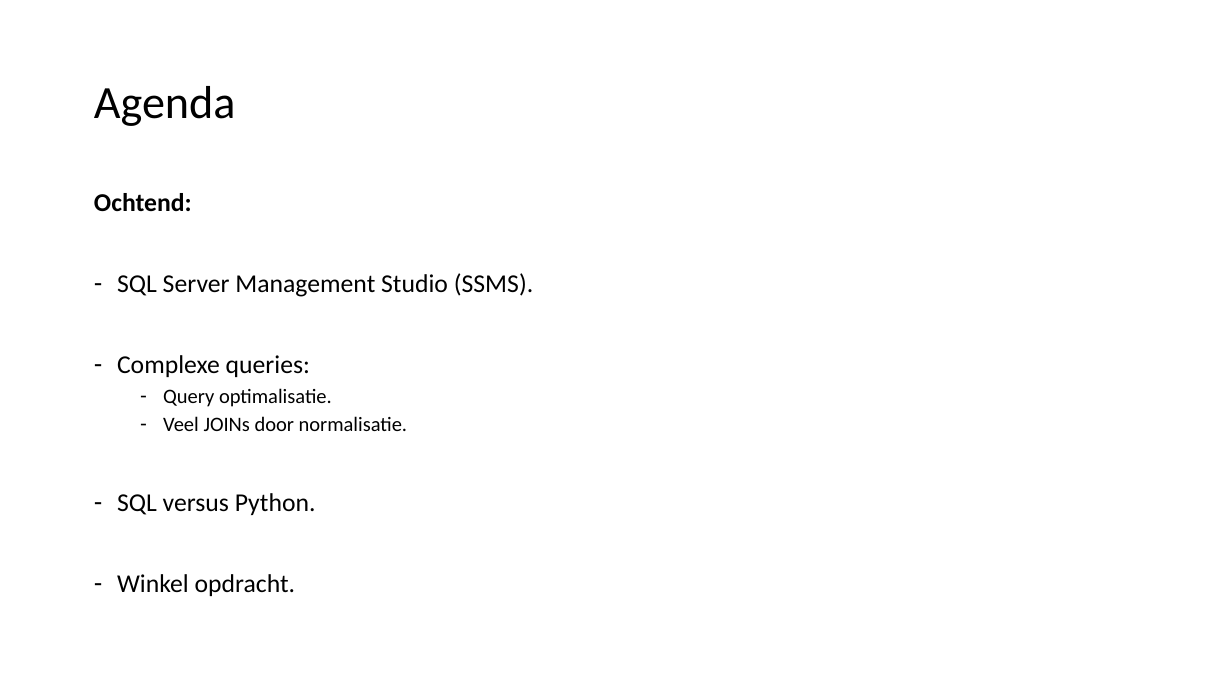
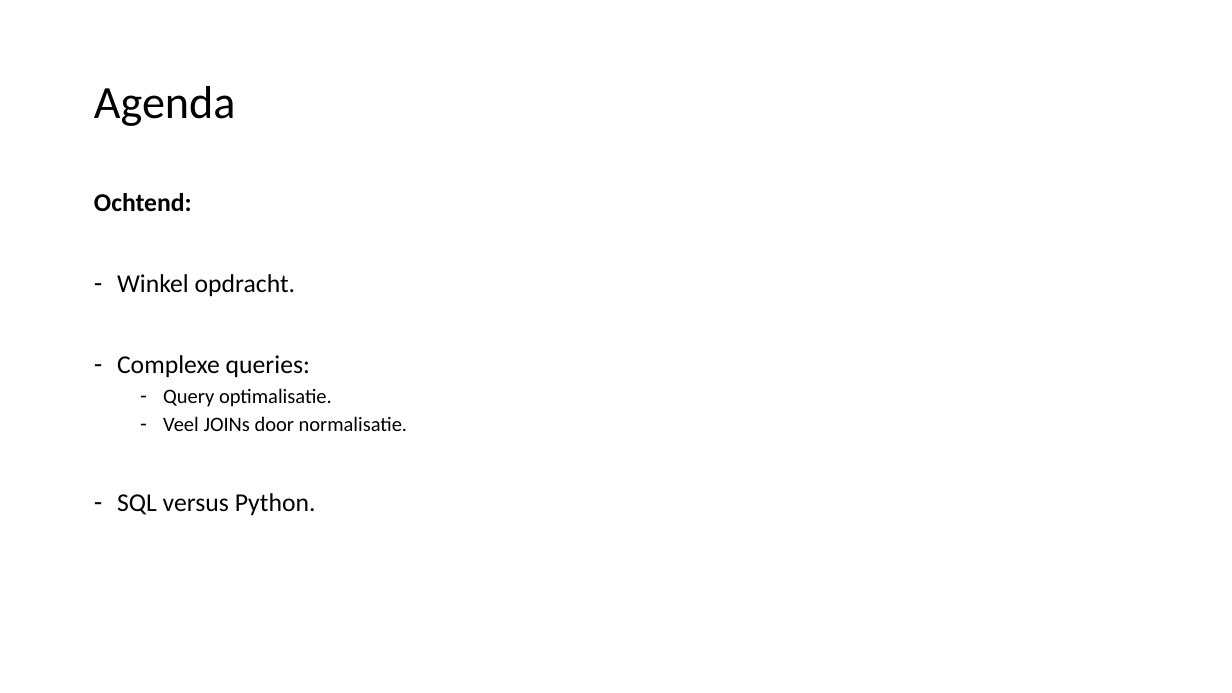
Before and after one commit to LFKoning/knowledge-sharing, a slide deck: slide 2 of sql/terugkom_ochtend/sql_terugkom_ochtend.pptx. Drawn at 1232x693 pixels with LibreOffice and Linux fonts; fonts in the diff are those of the drawing. Boxes give left, top, right and bottom in pixels: in the first picture for what was removed or moved away, otherwise in the second. Text is boxed around its words. In the diff, an @@ line names an element or a change of style, - is before the commit and + after.

```diff
--- a/sql/terugkom_ochtend/sql_terugkom_ochtend.pptx
+++ b/sql/terugkom_ochtend/sql_terugkom_ochtend.pptx
@@ text at [117,274,295,296]: text changed @@
-– SQL Server Management Studio (SSMS).
+– Winkel opdracht.
@@ text at [117,574,295,596]: paragraph removed @@
-– Winkel opdracht.
```
Also in this commit, not shown: 1 other slide changed, 6 slides added, 10 other files.
